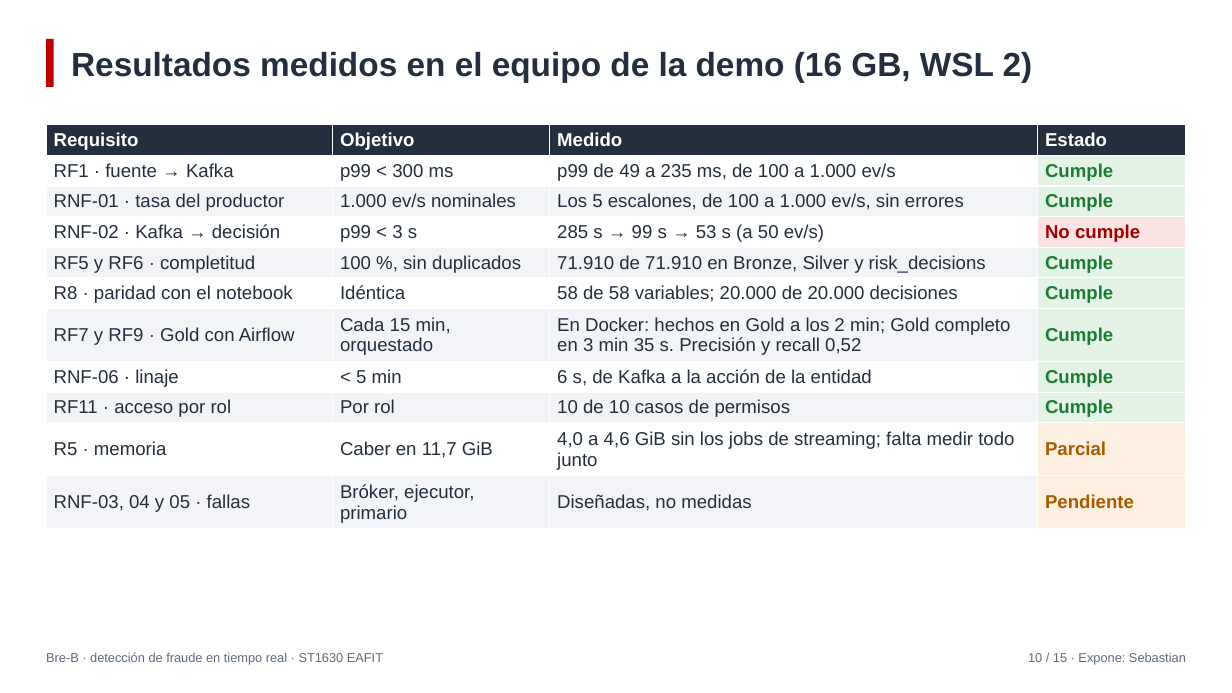
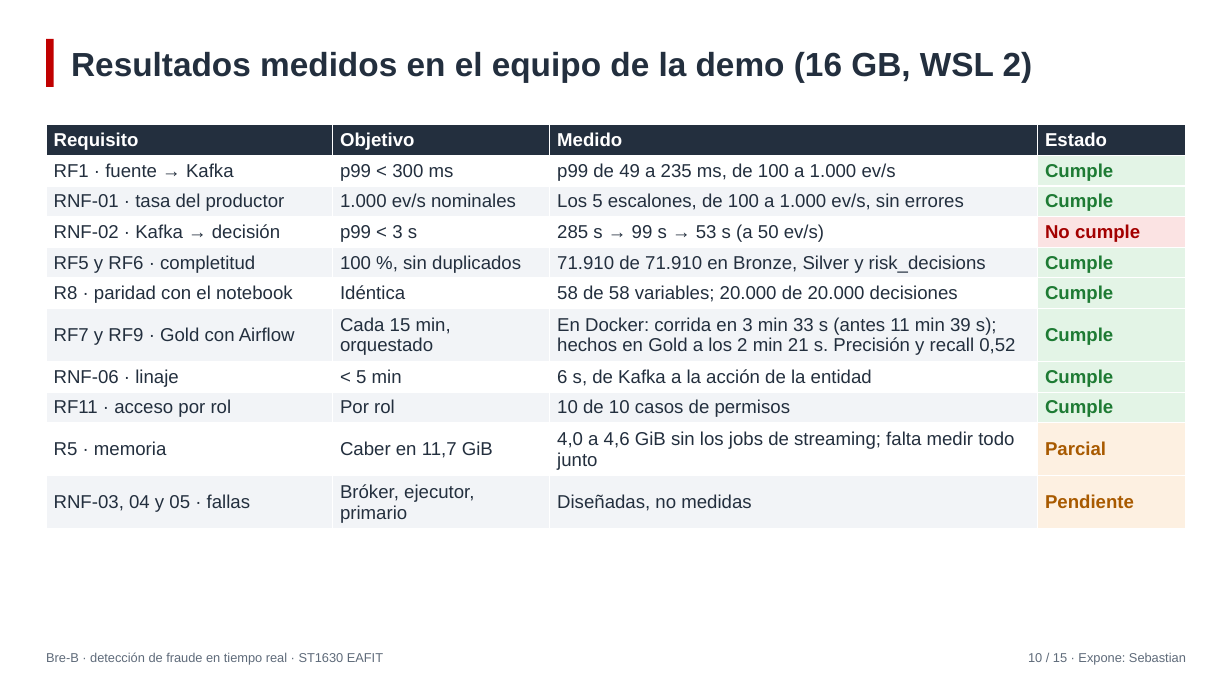
Before and after one commit to Sebaxdenc/breb-fraude, a slide deck: slide 10 of docs/presentacion/slides.pptx. Drawn at 1232x693 pixels with LibreOffice and Linux fonts; fonts in the diff are those of the drawing. Boxes give left, top, right and bottom in pixels: in the first picture for what was removed or moved away, otherwise in the second. Text is boxed around its words. In the diff, an @@ line names an element or a change of style, - is before the commit and + after.

Commit message:
docs: tiempos del DAG nuevo medidos en Docker y el RF1 durante la demo
- Prueba en Docker (2026-11-10) con 3.000 transacciones nuevas: las 6 tareas en
  success; corrida en 3 min 33 s (antes 11 min 39 s) y hechos en Gold a los 2 min 21 s.
- demo_en_vivo, guion, README, plan, preguntas y lámina 10 con esos tiempos.
- Con los jobs de streaming en el mismo portátil, el productor puede cerrar en
  "PUBLICACIÓN CON PROBLEMAS" (RF1 "NO cumple") aunque confirme todo con 0 errores:
  el guion del minuto 3:15, los pasos P8 y D2, la tabla de fallas y las preguntas
  ahora lo explican en lugar de prometer que cumple.

```diff
--- a/docs/presentacion/slides.pptx
+++ b/docs/presentacion/slides.pptx
@@ table at <box>46,125,1186,529</box> @@
-row 7, column 3: En Docker: hechos en Gold a los 2 min; Gold completo en 3 min 35 s. Precisión y recall 0,52
+row 7, column 3: En Docker: corrida en 3 min 33 s (antes 11 min 39 s); hechos en Gold a los 2 min 21 s. Precisión y recall 0,52
```
Also in this commit, not shown: 7 other files.
